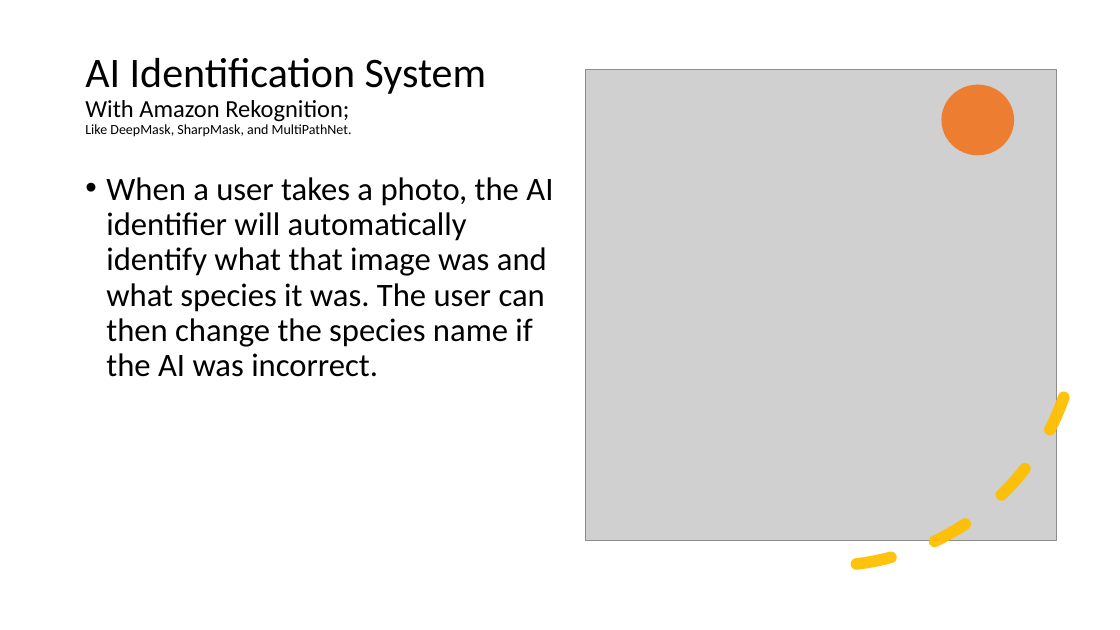
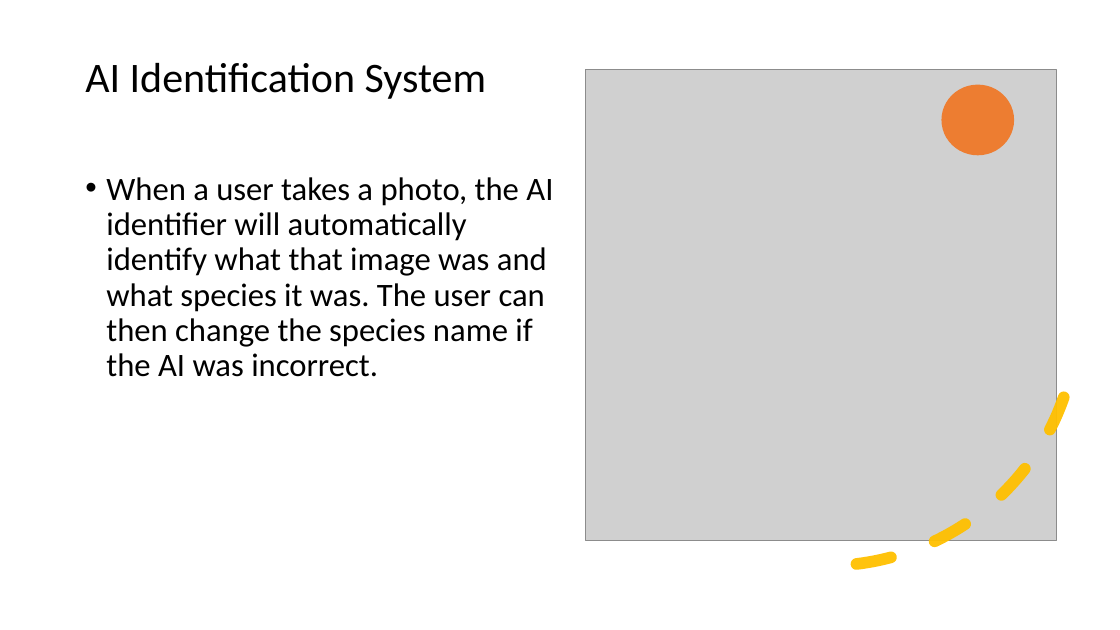
Before and after one commit to animaltrackapp/AnimalTrack, a slide deck: slide 9 of office_files/MARKET_PPT.pptx. Drawn at 1120x630 pixels with LibreOffice and Linux fonts; fonts in the diff are those of the drawing; grey boxes stand for pictures. Boxes give left, top, right and bottom in pixels: in the first picture for what was removed or moved away, otherwise in the second. Text is boxed around its words. In the diff, an @@ line names an element or a change of style, - is before the commit and + after.

```diff
--- a/office_files/MARKET_PPT.pptx
+++ b/office_files/MARKET_PPT.pptx
@@ title at box(85, 63, 486, 99): text changed; size 12 to 36 pt @@
-AI Identification System
-With Amazon Rekognition;
-Like DeepMask, SharpMask, and MultiPathNet.
+AI Identification System
```
Also in this commit, not shown: 4 other slides changed, 1 slide removed, 1 other file.
